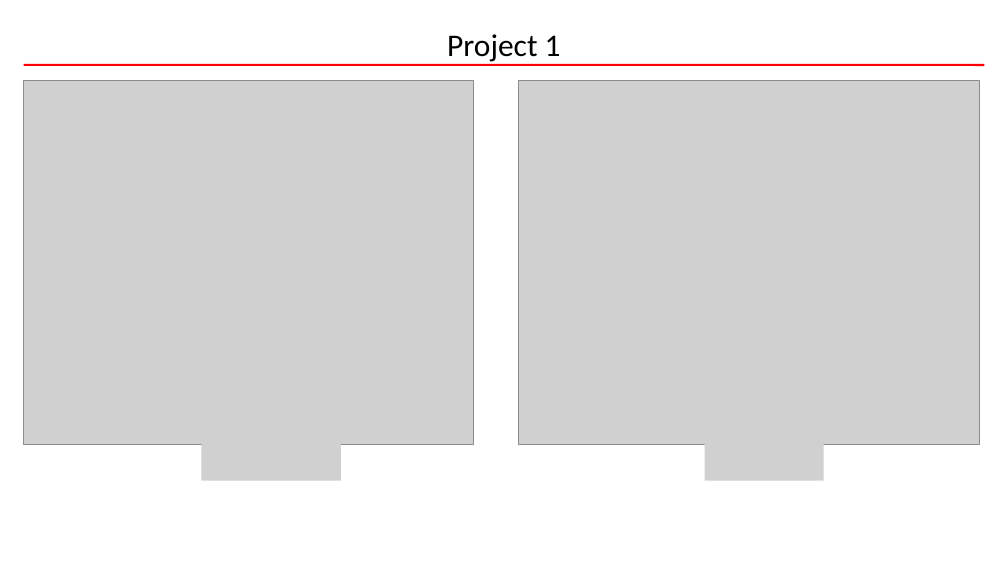
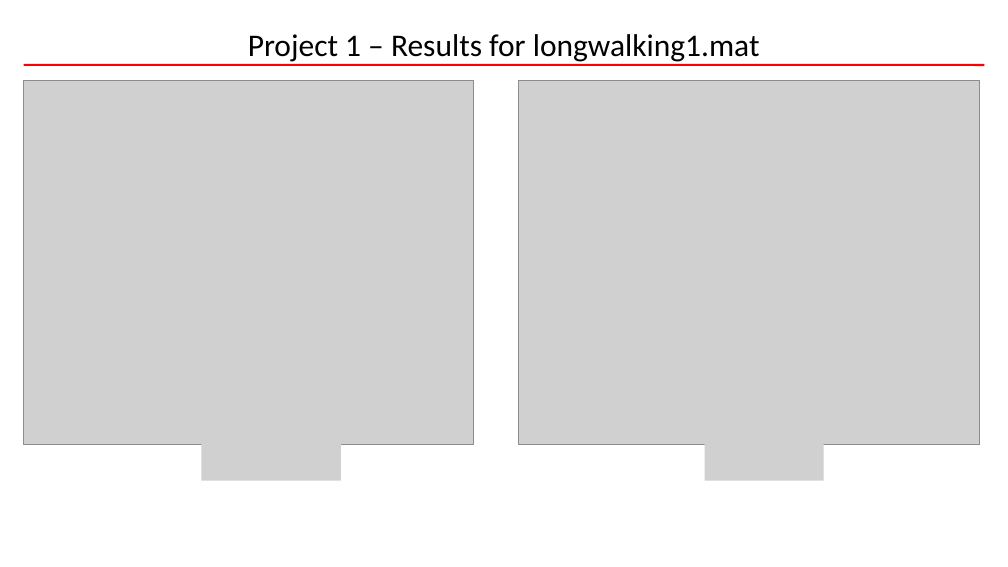
Before and after one commit to reenor/UOU-WA1888-Estimation-Theory, a slide deck: slide 3 of Exercises/20245360_CHUNG_QUANG_KHANH_HW#8/Term_Project.pptx. Drawn at 1008x567 pixels with LibreOffice and Linux fonts; fonts in the diff are those of the drawing; grey boxes stand for pictures; background and template pictures are left out. Boxes give left, top, right and bottom in pixels: in the first picture for what was removed or moved away, otherwise in the second. Text is boxed around its words. In the diff, an @@ line names an element or a change of style, - is before the commit and + after.

```diff
--- a/Exercises/20245360_CHUNG_QUANG_KHANH_HW#8/Term_Project.pptx
+++ b/Exercises/20245360_CHUNG_QUANG_KHANH_HW#8/Term_Project.pptx
@@ title at [248, 34, 760, 62]: text changed @@
-Project 1
+Project 1 – Results for longwalking1.mat
```
Also in this commit, not shown: 4 other slides changed.
